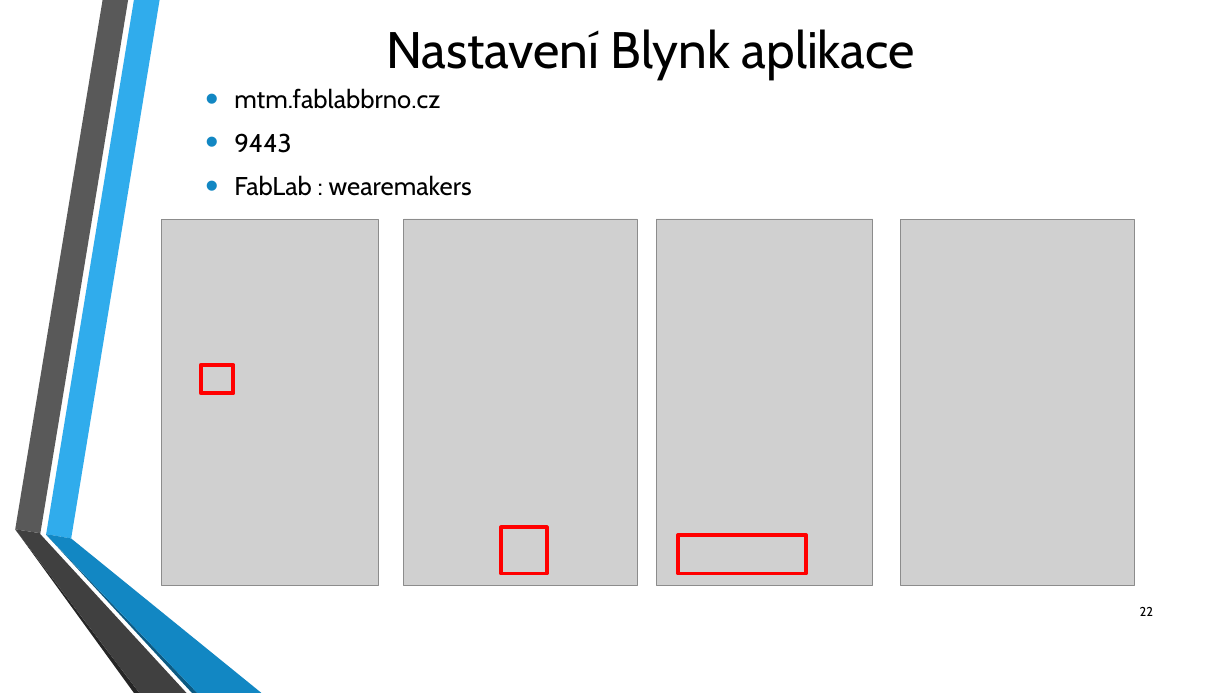
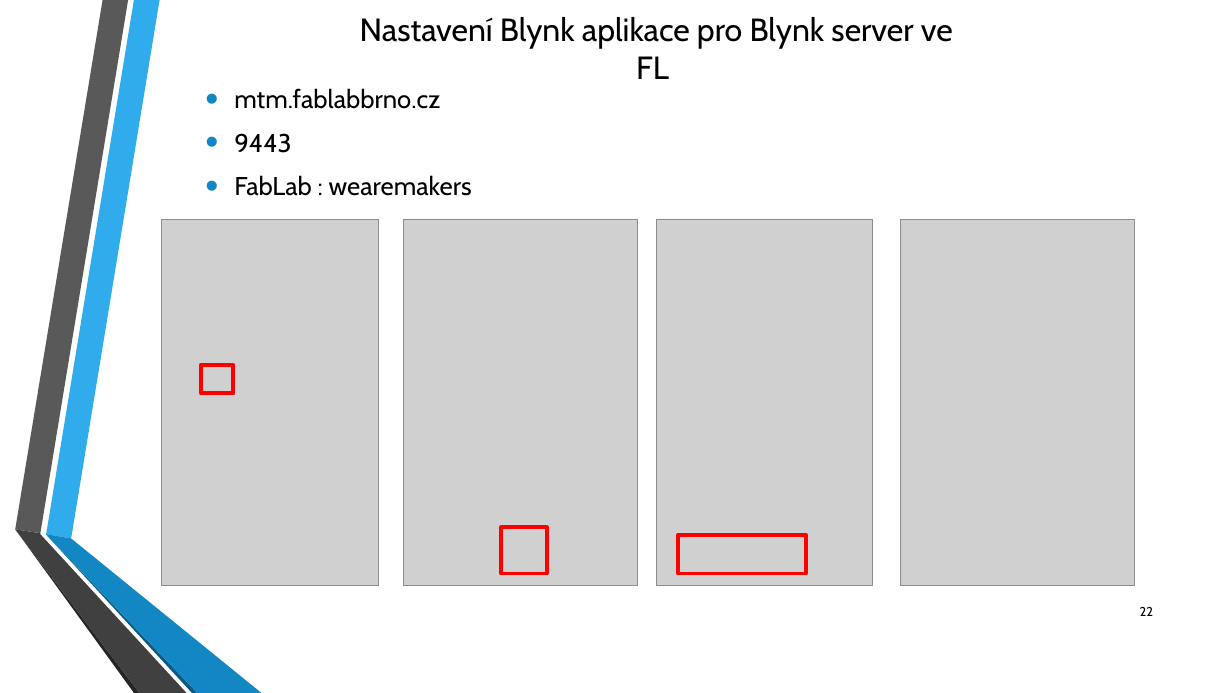
Before and after one commit to fablab-brno/Arduino-Akademie, a slide deck: slide 22 of Workshop 4/Arduino_Workshop_FabLab_4.pptx. Drawn at 1232x693 pixels with LibreOffice and Linux fonts; fonts in the diff are those of the drawing; grey boxes stand for pictures; background and template pictures are left out. Boxes give left, top, right and bottom in pixels: in the first picture for what was removed or moved away, otherwise in the second. Text is boxed around its words. In the diff, an @@ line names an element or a change of style, - is before the commit and + after.

```diff
--- a/Workshop 4/Arduino_Workshop_FabLab_4.pptx
+++ b/Workshop 4/Arduino_Workshop_FabLab_4.pptx
@@ text at <box>360,17,953,79</box>: text changed; size 40 to 25 pt @@
-Nastavení Blynk aplikace
+Nastavení Blynk aplikace pro Blynk server ve FL
```
Also in this commit, not shown: 1 other slide changed, 1 other file.
